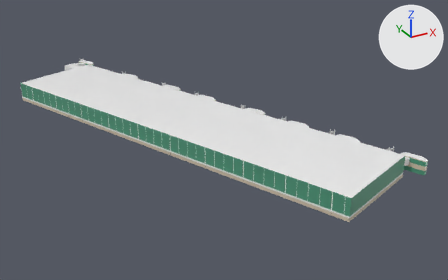
A saved change to the glTF model models/TFSAirport.glb.
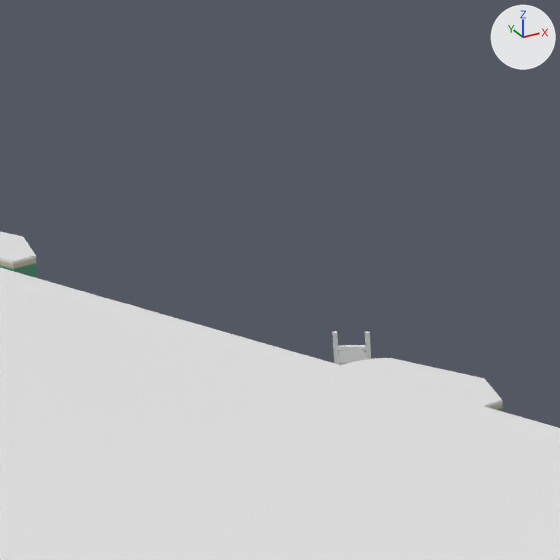
Old and new are each drawn whole from a camera (50 mm lens) standing at (-191.9, -578.7, 230.3) and looking at (78.2, -87.7, -15.2) and again close up on the part from 20% to 32% of the width and 14% to 33% of the height. The lights are fixed; the arrows at upper right show +X, +Y and +Z. Where no turn or scale is listed for an object, it has been applied to the vertices.

Objects in the first close-up: 'Buffer Object 53', 'Buffer Object 55', 'Buffer Object 55.001'.
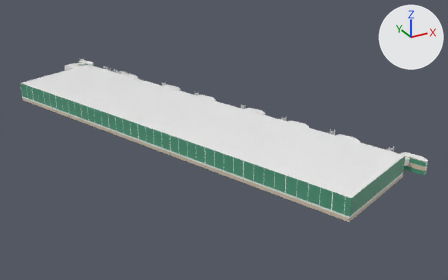
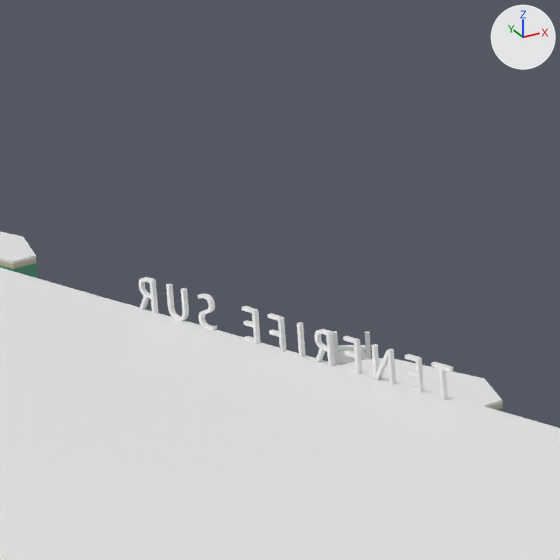
Location of each change, (x1, y1, x2, y2) in pixels of the close-ups (560 x 560 px):
'3D Text 2 - N', added
    after: (371, 344, 396, 385)
'3D Text 2 - R', added
    after: (314, 329, 335, 366)
'3D Text 2 - U', added
    after: (166, 284, 189, 321)
'3D Text 2 - R.001', added
    after: (139, 277, 158, 313)
'3D Text 2 - E', added
    after: (405, 354, 424, 393)
'3D Text 2 - E.001', added
    after: (343, 336, 362, 375)
'3D Text 2 - E.002', added
    after: (242, 306, 261, 344)
'3D Text 2 - F', added
    after: (267, 313, 286, 352)
'3D Text 2 - S', added
    after: (197, 293, 217, 330)
'3D Text 2 - T', added
    after: (431, 362, 453, 400)
'3D Text 2 - I', added
    after: (297, 322, 306, 357)

Patch to the scene script:
```diff
--- a/models/TFSAirport.glb.py
+++ b/models/TFSAirport.glb.py
@@ ob_3d_text_2___r_001 @@
+ob_3d_text_2___r_001 = bpy.data.objects.new('3D Text 2 - R.001', me_mesh_10_1)  # 92 vertices, 184 faces; spans x 4.9..30.1, y -35.7..0.0, z -12.7..0.0; in mat_indica (white #efefef)
+ob_3d_text_2___r_001.parent = ob_group_47
+ob_3d_text_2___r_001.location = (9072.0, -9754.0, 41211.0)
+ob_3d_text_2___r_001.rotation_euler = (0.0, 1.212, 0.0)  # degrees (0, 69, 0)
+ob_3d_text_2___r_001.scale = (-52.4, 52.4, 20.8)
@@ ob_3d_text_2___u @@
+ob_3d_text_2___u = bpy.data.objects.new('3D Text 2 - U', me_mesh_9_1)  # 92 vertices, 180 faces; spans x 4.5..31.9, y -35.7..0.5, z -12.7..0.0; in mat_indica (white #efefef)
+ob_3d_text_2___u.parent = ob_group_47
+ob_3d_text_2___u.location = (9987.0, -9754.0, 38776.0)
+ob_3d_text_2___u.rotation_euler = (0.0, 1.212, 0.0)  # degrees (0, 69, 0)
+ob_3d_text_2___u.scale = (-52.4, 52.4, 20.8)
@@ ob_3d_text_2___s @@
+ob_3d_text_2___s = bpy.data.objects.new('3D Text 2 - S', me_mesh_8_1)  # 234 vertices, 464 faces; spans x 2.6..25.0, y -36.2..0.5, z -12.7..0.0; in mat_indica (white #efefef)
+ob_3d_text_2___s.parent = ob_group_47
+ob_3d_text_2___s.location = (10753.0, -9754.0, 36736.0)
+ob_3d_text_2___s.rotation_euler = (0.0, 1.212, 0.0)  # degrees (0, 69, 0)
+ob_3d_text_2___s.scale = (-52.4, 52.4, 20.8)
@@ ob_3d_text_2___e_002 @@
+ob_3d_text_2___e_002 = bpy.data.objects.new('3D Text 2 - E.002', me_mesh_7_1)  # 24 vertices, 44 faces; spans x 4.9..24.8, y -35.7..0.0, z -12.7..0.0; in mat_indica (white #efefef)
+ob_3d_text_2___e_002.parent = ob_group_47
+ob_3d_text_2___e_002.location = (12051.0, -9754.0, 33279.0)
+ob_3d_text_2___e_002.rotation_euler = (0.0, 1.212, 0.0)  # degrees (0, 69, 0)
+ob_3d_text_2___e_002.scale = (-52.4, 52.4, 20.8)
@@ ob_3d_text_2___f @@
+ob_3d_text_2___f = bpy.data.objects.new('3D Text 2 - F', me_mesh_6_1)  # 20 vertices, 36 faces; spans x 4.9..24.8, y -35.7..0.0, z -12.7..0.0; in mat_indica (white #efefef)
+ob_3d_text_2___f.parent = ob_group_47
+ob_3d_text_2___f.location = (12790.0, -9754.0, 31312.0)
+ob_3d_text_2___f.rotation_euler = (0.0, 1.212, 0.0)  # degrees (0, 69, 0)
+ob_3d_text_2___f.scale = (-52.4, 52.4, 20.8)
@@ ob_3d_text_2___i @@
+ob_3d_text_2___i = bpy.data.objects.new('3D Text 2 - I', me_mesh_5_1)  # a box spanning x 4.9..9.1, y -35.7..0.0, z -12.7..0.0; in mat_indica (white #efefef)
+ob_3d_text_2___i.parent = ob_group_47
+ob_3d_text_2___i.location = (13332.0, -9754.0, 29868.0)
+ob_3d_text_2___i.rotation_euler = (0.0, 1.212, 0.0)  # degrees (0, 69, 0)
+ob_3d_text_2___i.scale = (-52.4, 52.4, 20.8)
@@ ob_3d_text_2___r @@
+ob_3d_text_2___r = bpy.data.objects.new('3D Text 2 - R', me_mesh_10_1.copy())
+ob_3d_text_2___r.parent = ob_group_47
+ob_3d_text_2___r.location = (14155.0, -9754.0, 27675.0)
+ob_3d_text_2___r.rotation_euler = (0.0, 1.212, 0.0)  # degrees (0, 69, 0)
+ob_3d_text_2___r.scale = (-52.4, 52.4, 20.8)
@@ ob_3d_text_2___e_001 @@
+ob_3d_text_2___e_001 = bpy.data.objects.new('3D Text 2 - E.001', me_mesh_7_1.copy())
+ob_3d_text_2___e_001.parent = ob_group_47
+ob_3d_text_2___e_001.location = (14927.0, -9754.0, 25620.0)
+ob_3d_text_2___e_001.rotation_euler = (0.0, 1.212, 0.0)  # degrees (0, 69, 0)
+ob_3d_text_2___e_001.scale = (-52.4, 52.4, 20.8)
@@ ob_3d_text_2___n @@
+ob_3d_text_2___n = bpy.data.objects.new('3D Text 2 - N', me_mesh_2_1)  # 64 vertices, 124 faces; spans x 4.9..32.8, y -35.7..0.0, z -12.7..0.0; in mat_indica (white #efefef)
+ob_3d_text_2___n.parent = ob_group_47
+ob_3d_text_2___n.location = (15863.0, -9754.0, 23127.0)
+ob_3d_text_2___n.rotation_euler = (0.0, 1.212, 0.0)  # degrees (0, 69, 0)
+ob_3d_text_2___n.scale = (-52.4, 52.4, 20.8)
@@ ob_3d_text_2___e @@
+ob_3d_text_2___e = bpy.data.objects.new('3D Text 2 - E', me_mesh_7_1.copy())
+ob_3d_text_2___e.parent = ob_group_47
+ob_3d_text_2___e.location = (16635.0, -9754.0, 21072.0)
+ob_3d_text_2___e.rotation_euler = (0.0, 1.212, 0.0)  # degrees (0, 69, 0)
+ob_3d_text_2___e.scale = (-52.4, 52.4, 20.8)
@@ ob_3d_text_2___t @@
+ob_3d_text_2___t = bpy.data.objects.new('3D Text 2 - T', me_mesh_0_1)  # 16 vertices, 28 faces; spans x 0.4..27.2, y -35.7..0.0, z -12.7..0.0; in mat_indica (white #efefef)
+ob_3d_text_2___t.parent = ob_group_47
+ob_3d_text_2___t.location = (17405.0, -9754.0, 19022.0)
+ob_3d_text_2___t.rotation_euler = (0.0, 1.212, 0.0)  # degrees (0, 69, 0)
+ob_3d_text_2___t.scale = (-52.4, 52.4, 20.8)
```
